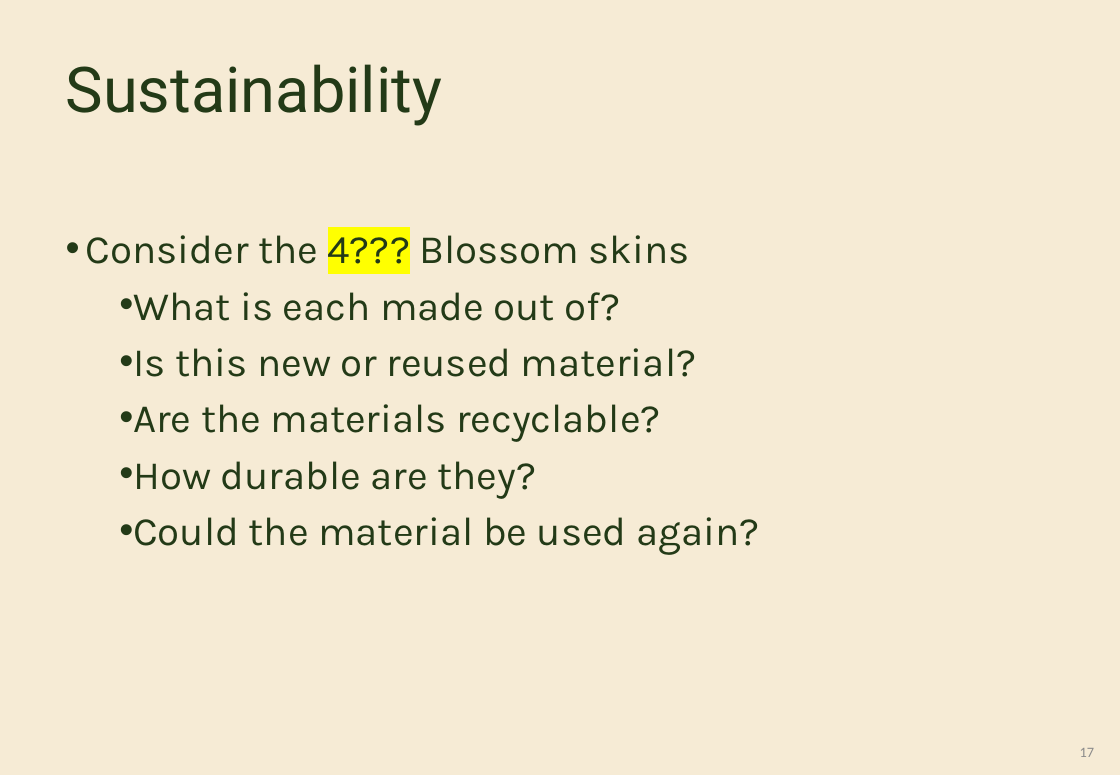
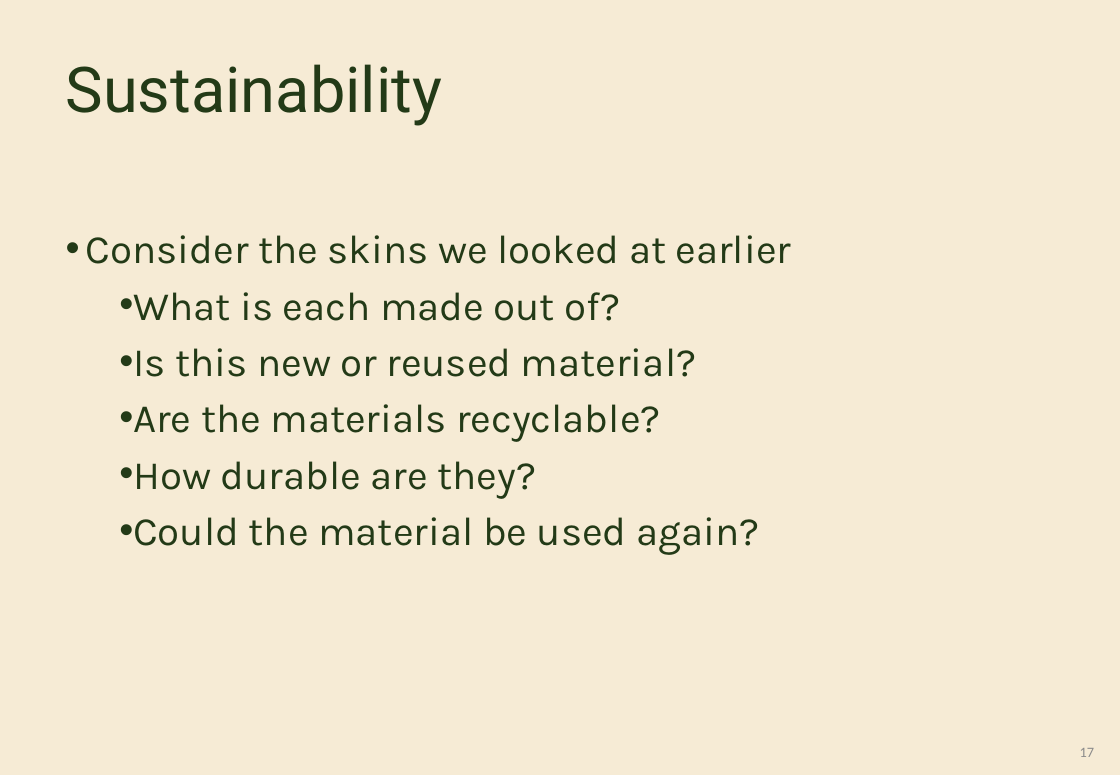
Before and after one commit to OutbackRobots/Outback-Robots-Hub, a slide deck: slide 17 of docs/assets/slides/OutbackRobots_Lesson5_Slides_DesignforGood.pptx. Drawn at 1120x775 pixels with LibreOffice and Linux fonts; fonts in the diff are those of the drawing; background and template pictures are left out. Boxes give left, top, right and bottom in pixels: in the first picture for what was removed or moved away, otherwise in the second. Text is boxed around its words. In the diff, an @@ line names an element or a change of style, - is before the commit and + after.

```diff
--- a/docs/assets/slides/OutbackRobots_Lesson5_Slides_DesignforGood.pptx
+++ b/docs/assets/slides/OutbackRobots_Lesson5_Slides_DesignforGood.pptx
@@ text at bbox=[86, 235, 792, 264]: text changed @@
-• Consider the 4??? Blossom skins
+• Consider the skins we looked at earlier
```
Also in this commit, not shown: 2 other slides changed, 2 slides added, 1 slide removed, 4 other files.
